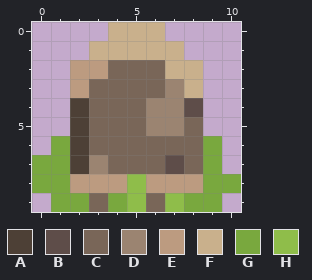
Pixel-art file: assets_src/image/decoration/unit/tropical/ruin5_tropical.ase. Above, as it was before the edit.
11x10 pixels, 1 frame.
Palette (. is transparent): A #4d4036  B #5e4d49  C #796658  D #9b8471  E #bc9b80  F #c9b08c  G #79a83e  H #8fbd4a
Once edited:
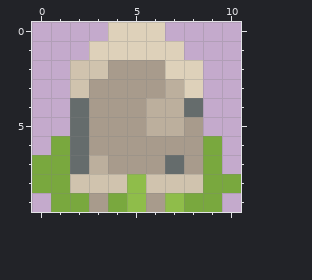
From old to new:
@@ palette @@
-A #4d4036
+A #656c6c
-C #796658
+C #a89b8c
-D #9b8471
+D #bcaf9d
-E #bc9b80
+E #d0c3ae
-F #c9b08c
+F #ded1ba
@@ x 5..10 @@
  3 CCDF..
- 4 CDDB..
+ 4 CDDA..
  5 CDDC..
  6 CCCCG.
- 7 CCBCG.
+ 7 CCACG.
  8 HEEEGG
Pixel boxes of the changes (left, top, right, bottom) in both pictures:
changed: (70, 22, 203, 212)
